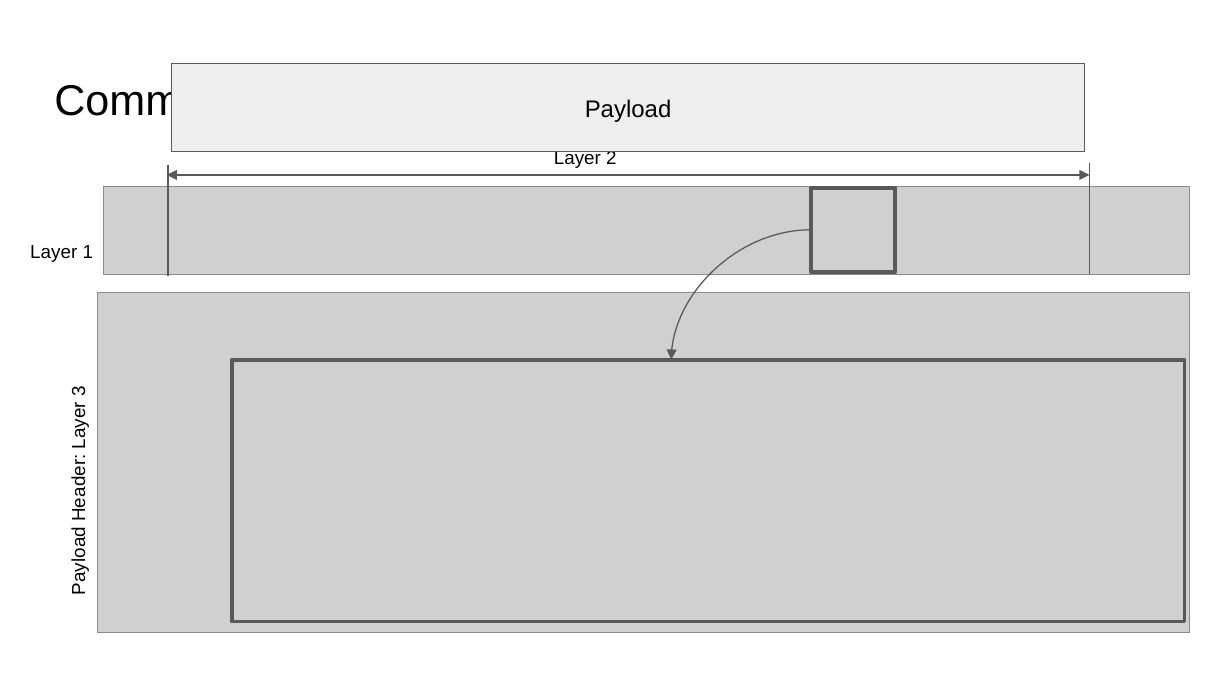
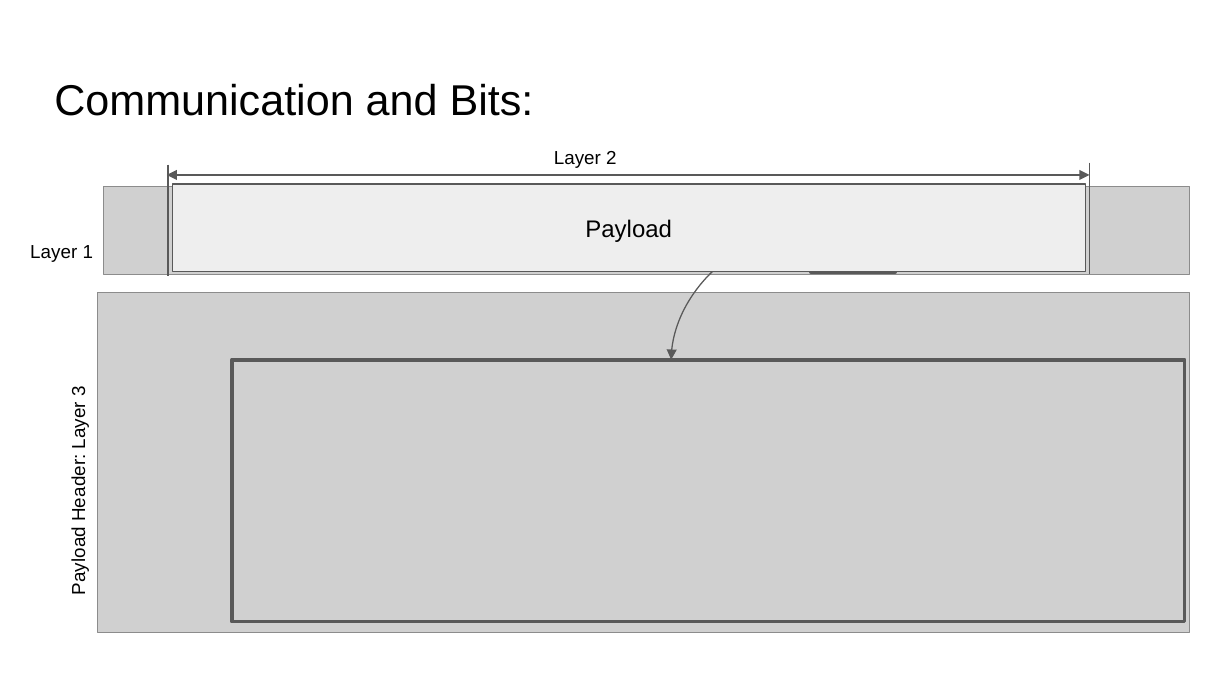
Before and after one commit to sgarcia0206/comp122-f23, a slide deck: slide 6 of format-encodings/slide_presentations/.hidden/introduction-to-encodings.pptx. Drawn at 1232x693 pixels with LibreOffice and Linux fonts; fonts in the diff are those of the drawing; grey boxes stand for pictures. Boxes give left, top, right and bottom in pixels: in the first picture for what was removed or moved away, otherwise in the second. Text is boxed around its words. In the diff, an @@ line names an element or a change of style, - is before the commit and + after.

```diff
--- a/format-encodings/slide_presentations/.hidden/introduction-to-encodings.pptx
+++ b/format-encodings/slide_presentations/.hidden/introduction-to-encodings.pptx
@@ rectangle "Payload": place and size @@
-rectangle "Payload" at <box>171,64,1084,152</box>
+rectangle "Payload" at <box>172,184,1085,271</box>
```
Also in this commit, not shown: 2 other slides changed, 1 slide added, 1 other file.
